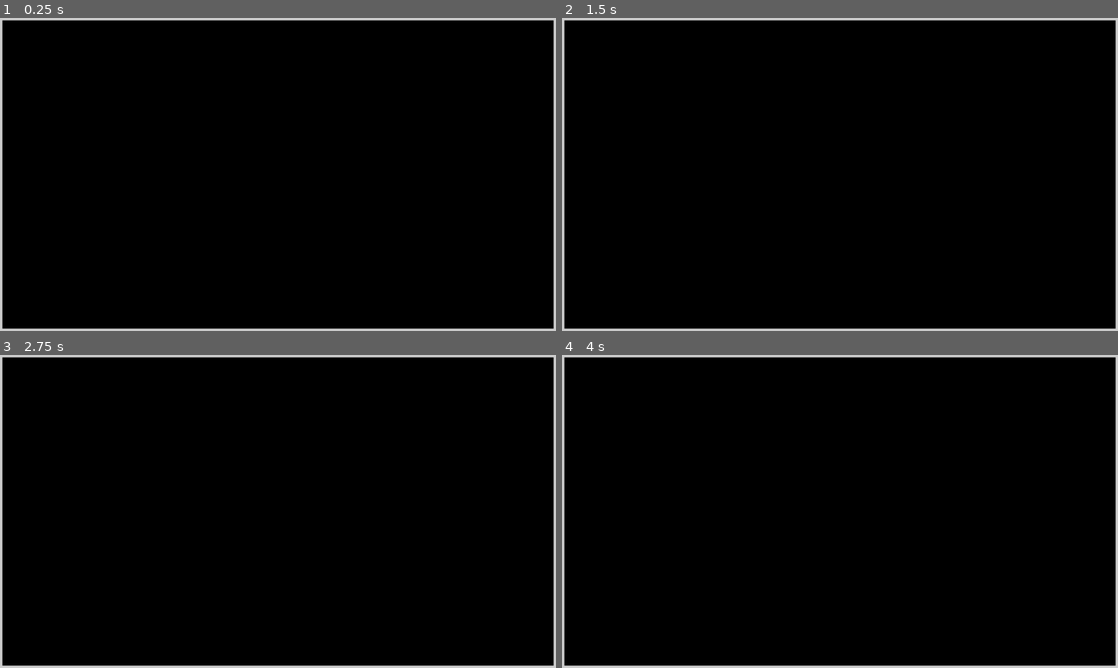
Above: before the commit, frames 1-4 (two rows, left to right).
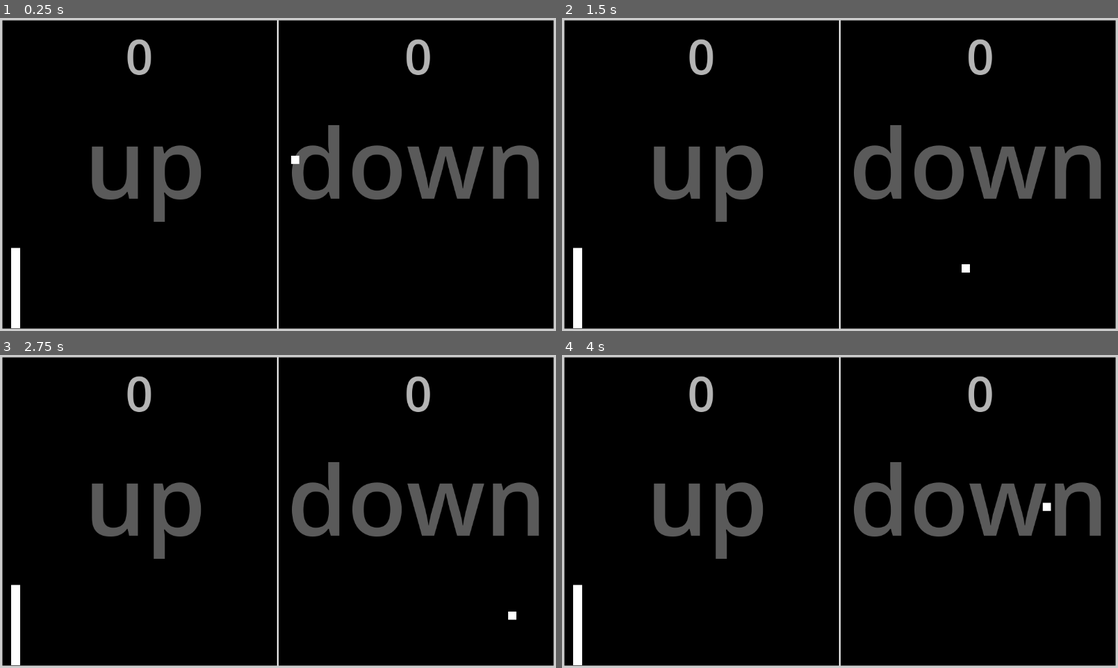
Above: after the commit, the same moments.

Repository: artemagant/Pong
Game: Godot game, scene res://scenes/main.tscn
Same seed, same stepped clock (60 frames per second), same inputs: the game is played once before the commit and once after it.
Inputs:
- Up to frame 1 (0.25 s): no input
- Up to frame 2 (1.5 s): tap Enter at 1.25 s
- Up to frame 3 (2.75 s): no input
- Up to frame 4 (4 s): no input

The runs differ from the first frame. In frame 1, 7.0% of the frame differs, in the area x 2-97%, y 0-100%; in frame 2, 7.0%; in frame 3, 7.0%; in frame 4, 7.0%.

Commit message:
add player, able move to him and ball, that jumps around the map, ignoring player, but bouncing from walls

Diff:
--- a/pong/scenes/main.tscn
+++ b/pong/scenes/main.tscn
@@ -1,4 +1,6 @@
-[gd_scene load_steps=2 format=3 uid="uid://ceu771rqxpk0b"]
+[gd_scene load_steps=4 format=3 uid="uid://ceu771rqxpk0b"]
+
+[ext_resource type="Script" uid="uid://jrjectm2vb7w" path="res://scripts/main.gd" id="1_o5qli"]
 
 [sub_resource type="StyleBoxFlat" id="StyleBoxFlat_sgp6g"]
 bg_color = Color(0, 0, 0, 1)
@@ -7,9 +9,99 @@
 border_width_right = 5
 border_width_bottom = 5
 
+[sub_resource type="CanvasTexture" id="CanvasTexture_0wfyh"]
+
 [node name="main" type="Node2D"]
+script = ExtResource("1_o5qli")
 
 [node name="Panel" type="Panel" parent="."]
 offset_right = 1152.0
 offset_bottom = 648.0
 theme_override_styles/panel = SubResource("StyleBoxFlat_sgp6g")
+
+[node name="CenterContainer" type="CenterContainer" parent="Panel"]
+layout_mode = 1
+anchors_preset = 5
+anchor_left = 0.5
+anchor_right = 0.5
+offset_left = -316.0
+offset_top = 10.0
+offset_right = -259.0
+offset_bottom = 147.0
+grow_horizontal = 2
+
+[node name="score_player" type="Label" parent="Panel/CenterContainer"]
+modulate = Color(1, 1, 1, 0.7058824)
+texture_filter = 1
+layout_mode = 2
+theme_override_font_sizes/font_size = 100
+text = "0"
+
+[node name="CenterContainer2" type="CenterContainer" parent="Panel"]
+layout_mode = 1
+anchors_preset = 5
+anchor_left = 0.5
+anchor_right = 0.5
+offset_left = 261.5
+offset_top = 10.0
+offset_right = 318.5
+offset_bottom = 147.0
+grow_horizontal = 2
+
+[node name="score_enemy" type="Label" parent="Panel/CenterContainer2"]
+modulate = Color(1, 1, 1, 0.7058824)
+texture_filter = 1
+layout_mode = 2
+theme_override_font_sizes/font_size = 100
+text = "0"
+
+[node name="left_button_mean_up" type="TouchScreenButton" parent="."]
+modulate = Color(1, 1, 1, 0)
+position = Vector2(6, 5)
+scale = Vector2(573, 637)
+texture_normal = SubResource("CanvasTexture_0wfyh")
+
+[node name="right_button_mean_down" type="TouchScreenButton" parent="."]
+modulate = Color(1, 1, 1, 0)
+position = Vector2(580, 8)
+scale = Vector2(573, 637)
+texture_normal = SubResource("CanvasTexture_0wfyh")
+
+[node name="line_betwin_sides" type="Line2D" parent="."]
+points = PackedVector2Array(576, 5, 576, 643)
+width = 3.0
+
+[node name="Up_Hint" type="Label" parent="."]
+modulate = Color(1, 1, 1, 0.3529412)
+offset_left = 175.0
+offset_top = 160.0
+offset_right = 427.0
+offset_bottom = 433.0
+theme_override_font_sizes/font_size = 200
+text = "up"
+
+[node name="Down_Hint" type="Label" parent="."]
+modulate = Color(1, 1, 1, 0.3529412)
+offset_left = 595.0
+offset_top = 160.0
+offset_right = 1132.0
+offset_bottom = 433.0
+theme_override_font_sizes/font_size = 200
+text = "down"
+
+[node name="ball" type="ColorRect" parent="."]
+offset_left = 558.0
+offset_top = 240.0
+offset_right = 575.0
+offset_bottom = 257.0
+
+[node name="Player" type="ColorRect" parent="."]
+offset_left = 23.0
+offset_top = 476.0
+offset_right = 42.0
+offset_bottom = 642.0
+
+[connection signal="pressed" from="left_button_mean_up" to="." method="_on_left_button_mean_up_pressed"]
+[connection signal="released" from="left_button_mean_up" to="." method="_on_left_button_mean_up_released"]
+[connection signal="pressed" from="right_button_mean_down" to="." method="_on_right_button_mean_down_pressed"]
+[connection signal="released" from="right_button_mean_down" to="." method="_on_right_button_mean_down_released"]
--- /dev/null
+++ b/pong/scripts/main.gd
@@ -0,0 +1,50 @@
+extends Node2D
+
+var up:bool
+var down:bool
+const SPEED = 3
+var direction_x:int
+var direction_y:int
+
+# Called when the node enters the scene tree for the first time.
+func _ready() -> void:
+	direction_x = randi_range(-1, 1)
+	direction_y = randi_range(-1, 1)
+
+
+# Called every frame. 'delta' is the elapsed time since the previous frame.
+func _process(_delta: float) -> void:
+	while direction_x == 0:
+		direction_x = randi_range(-1, 1)
+		return
+	while  direction_y == 0:
+		direction_y = randi_range(-1, 1)
+	if up and $Player.position.y > 102:
+		$Player.position.y -= SPEED
+	elif $Player.position.y < 104:
+		$Player.position.y = 104
+	if down and $Player.position.y < 573:
+		$Player.position.y += SPEED
+	elif $Player.position.y > 576:
+		$Player.position.y = 576
+
+	if $ball.position.x >= 1137:
+		direction_x = -1
+	elif $ball.position.x <= 5:
+		direction_x = 1
+	if $ball.position.y <= 5:
+		direction_y = 1
+	elif $ball.position.y >= 633:
+		direction_y = -1
+	$ball.position.x += SPEED * direction_x
+	$ball.position.y += SPEED * direction_y
+
+
+func _on_left_button_mean_up_pressed() -> void:
+	up = true
+func _on_left_button_mean_up_released() -> void:
+	up = false
+func _on_right_button_mean_down_pressed() -> void:
+	down = true
+func _on_right_button_mean_down_released() -> void:
+	down = false
Not shown, added: pong/scripts/main.gd.uid
